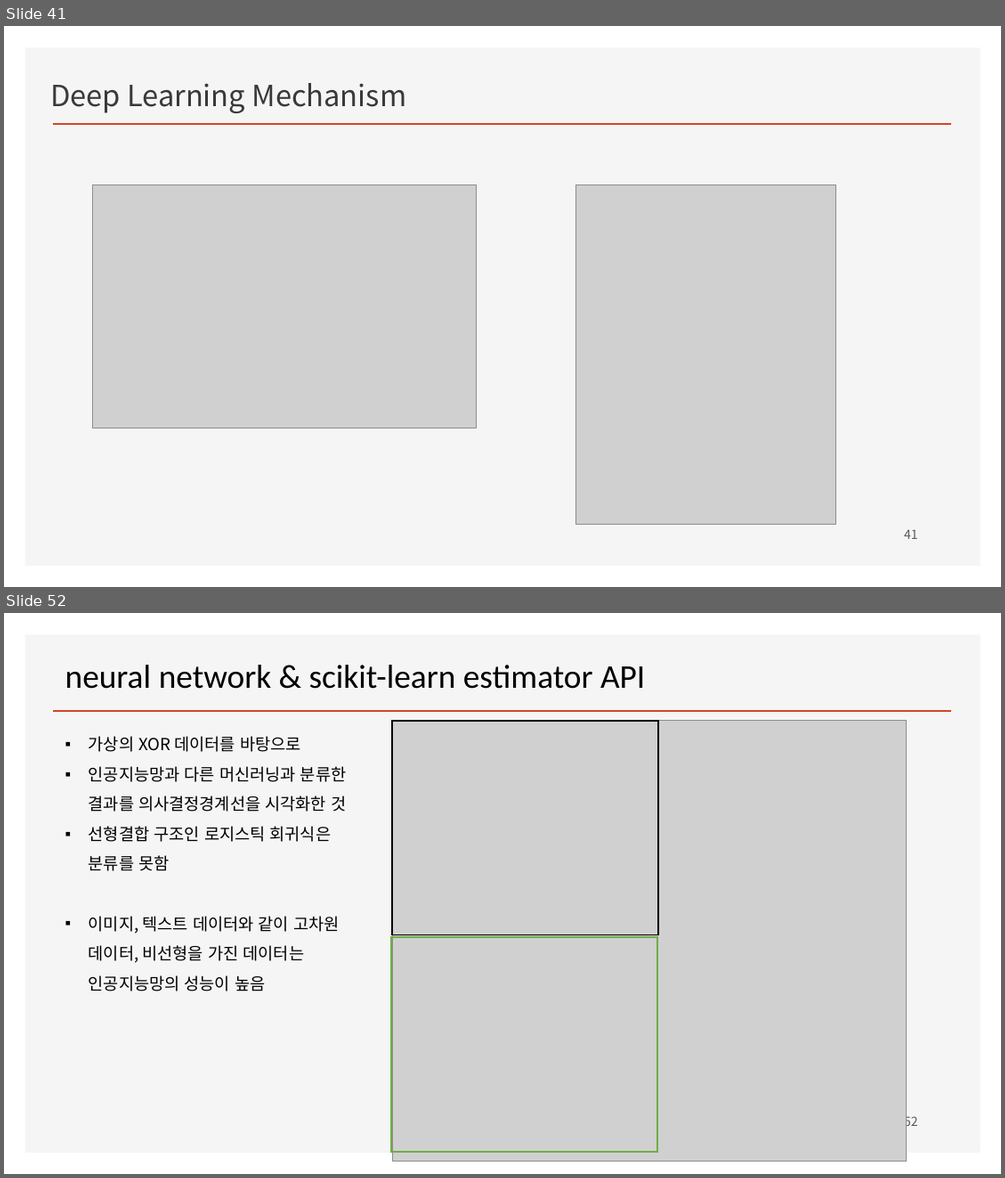
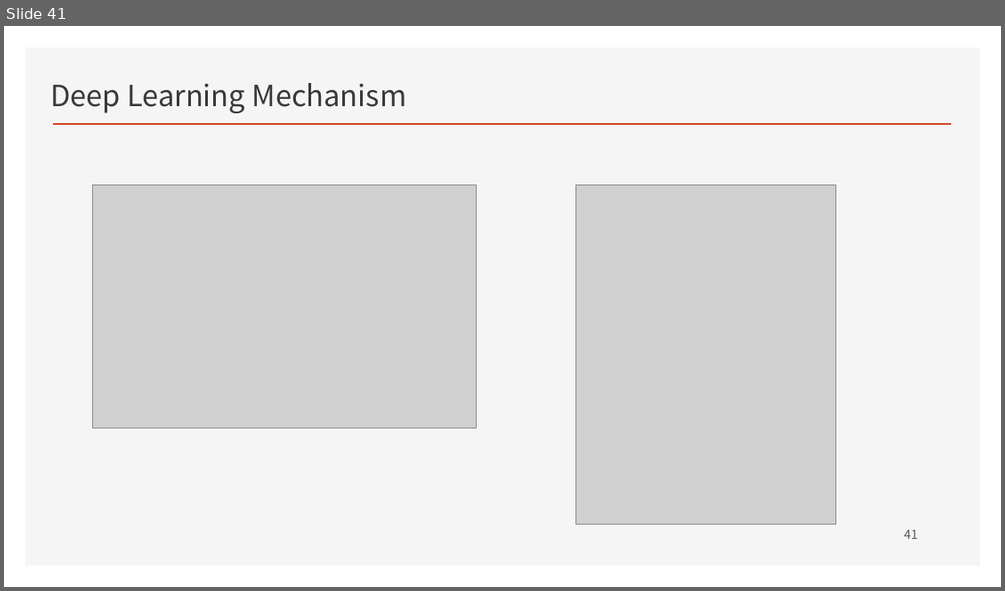
Before and after one commit to ancestor9/mathematics-for-machine-learning, a slide deck: Linear_Algebra/w4_Perceptron_Regression.pptx. Shown one above the other, each under a label of ours: slides 41 and 52 before the commit, slide 41 after it; the slides between them are not shown. The pictures are 1005x1178 and 1005x591 pixels, drawn with LibreOffice and Linux fonts; fonts in the diff are those of the drawing; grey boxes stand for pictures; background and template pictures are left out. Boxes give left, top, right and bottom in pixels: in the first picture for what was removed or moved away, otherwise in the second. Text is boxed around its words. In the diff, an @@ line names an element or a change of style, - is before the commit and + after.

```diff
--- a/Linear_Algebra/w4_Perceptron_Regression.pptx
+++ b/Linear_Algebra/w4_Perceptron_Regression.pptx
@@ slide 52 removed at [4, 613, 1001, 1174], background #FFFFFF; not listed: 2 template elements that a slide beside it also shows @@
@@ text removed at [65, 665, 645, 689] @@
-neural network & scikit-learn estimator API
@@ text removed at [89, 736, 346, 991] @@
-▪ 가상의 XOR 데이터를 바탕으로
-▪ 인공지능망과 다른 머신러닝과 분류한 결과를 의사결정경계선을 시각화한 것
-▪ 선형결합 구조인 로지스틱 회귀식은 분류를 못함
-▪ 이미지, 텍스트 데이터와 같이 고차원 데이터, 비선형을 가진 데이터는 인공지능망의 성능이 높음
@@ picture removed at [392, 721, 906, 1161] @@
@@ rectangle removed at [392, 721, 658, 935] @@
@@ rectangle removed at [391, 938, 657, 1152] @@
@@ page number removed at [904, 1114, 918, 1130] @@
-52
```
Also in this commit, not shown: 20 other slides removed, 2 other files.
